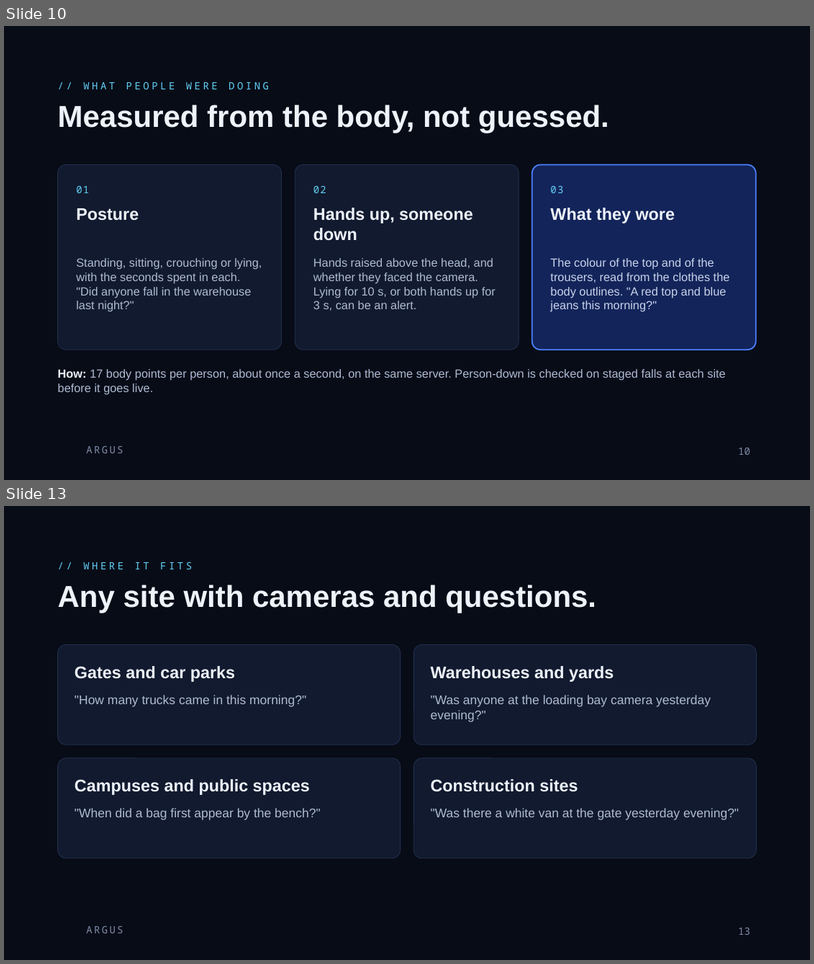
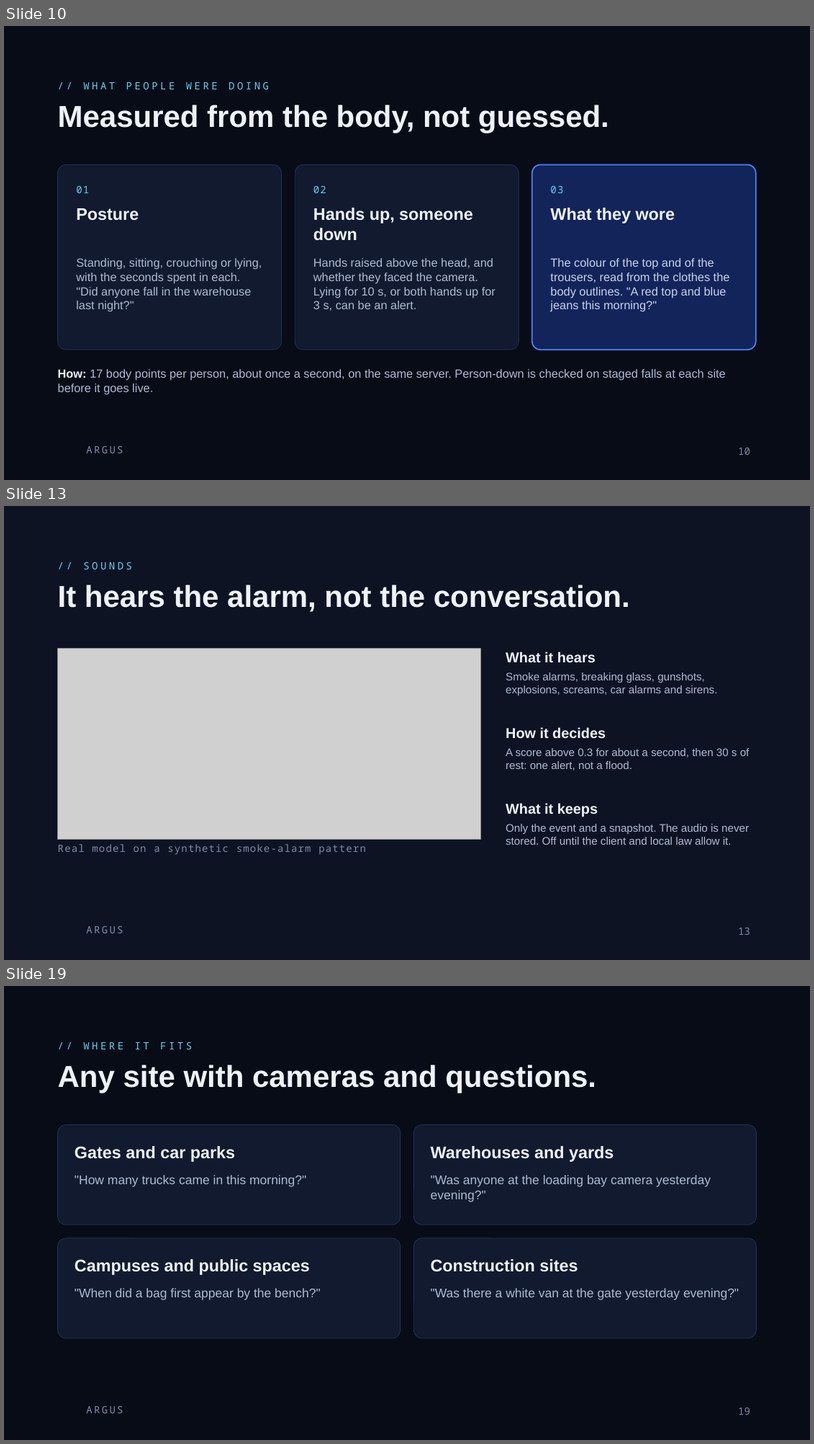
Before and after one commit to rachadlakis/mobius-tensors, a slide deck: docs/argus/Argus.pptx. Shown one above the other, each under a label of ours: slides 10 and 13 before the commit, slides 10, 13 and 19 after it; the slides between them are not shown. The pictures are 814x964 and 814x1444 pixels, drawn with LibreOffice and Linux fonts; fonts in the diff are those of the drawing; grey boxes stand for pictures; background and template pictures are left out. Boxes give left, top, right and bottom in pixels: in the first picture for what was removed or moved away, otherwise in the second. Text is boxed around its words. In the diff, an @@ line names an element or a change of style, - is before the commit and + after.

```diff
--- a/docs/argus/Argus.pptx
+++ b/docs/argus/Argus.pptx
@@ slide 13 added at (4,506,810,960), background #0D1322; not listed: 1 template element that a slide beside it also shows @@
@@ text added at (83,562,132,569), 12 pt, text #63CFF5 @@
+// SOUNDS
@@ title added at (58,584,630,612), 36 pt, text #EEF3FB, bold @@
+It hears the alarm, not the conversation.
@@ picture added at (58,648,481,839) @@
@@ text added at (506,651,596,662), 17 pt, text #EEF3FB, bold @@
+What it hears
@@ text added at (506,672,718,695), 13 pt, text #AEBBD3 @@
+Smoke alarms, breaking glass, gunshots, explosions, screams, car alarms and sirens.
@@ text added at (506,727,606,739), 17 pt, text #EEF3FB, bold @@
+How it decides
@@ text added at (506,748,750,770), 13 pt, text #AEBBD3 @@
+A score above 0.3 for about a second, then 30 s of rest: one alert, not a flood.
@@ text added at (506,803,598,816), 17 pt, text #EEF3FB, bold @@
+What it keeps
@@ text added at (506,824,749,844), 13 pt, text #AEBBD3 @@
+Only the event and a snapshot. The audio is never stored. Off until the client and local law allow it.
@@ text added at (58,844,366,854), 12 pt, text #7E8BA6 @@
+Real model on a synthetic smoke-alarm pattern
@@ page number added at (738,927,751,934), 12 pt, text #7E8BA6 @@
+13
@@ what was slide 13 is now slide 19 @@
@@ page number at (738,1407,751,1414): text changed @@
-13
+19
```
Also in this commit, not shown: 5 slides changed, 5 other slides added, 34 other files.
